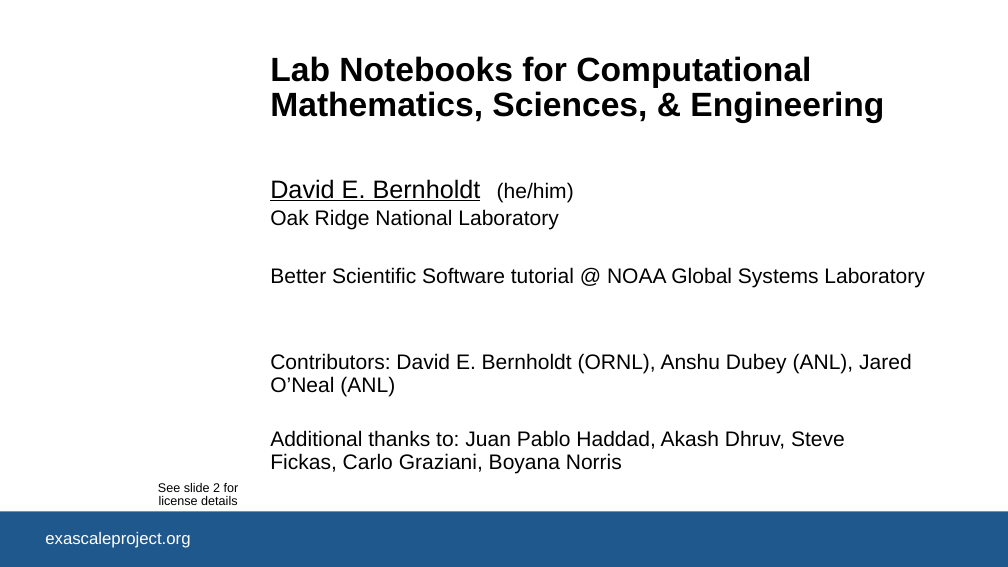
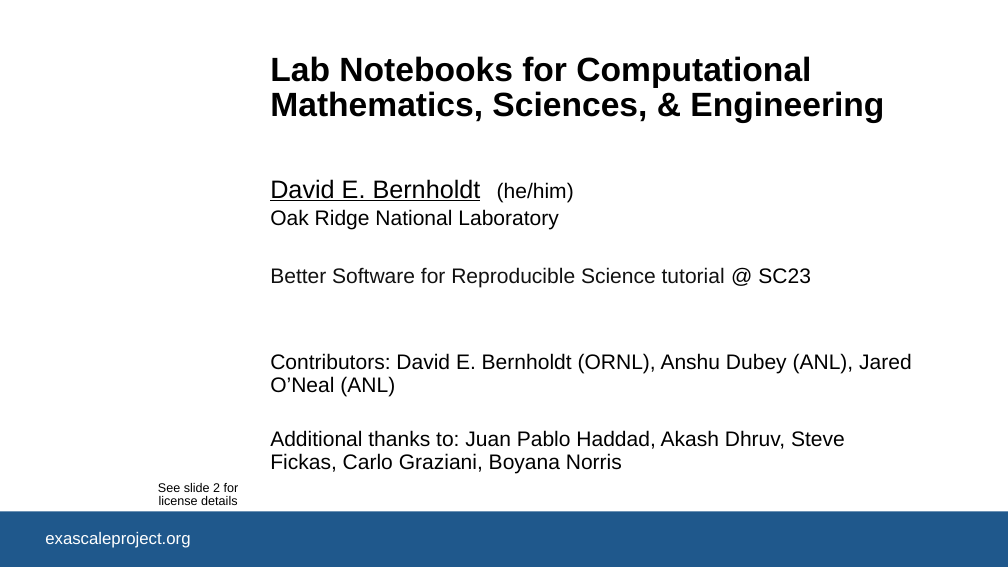
Before and after one commit to bssw-tutorial/presentations, a slide deck: slide 1 of lab-notebooks.pptx. Drawn at 1008x567 pixels with LibreOffice and Linux fonts; fonts in the diff are those of the drawing; background and template pictures are left out. Boxes give left, top, right and bottom in pixels: in the first picture for what was removed or moved away, otherwise in the second. Text is boxed around its words. In the diff, an @@ line names an element or a change of style, - is before the commit and + after.

```diff
--- a/lab-notebooks.pptx
+++ b/lab-notebooks.pptx
@@ text at (270,267,811,287): text changed; text colour #000000 to #111111 @@
-Better Scientific Software tutorial @ NOAA Global Systems Laboratory
+Better Software for Reproducible Science tutorial @ SC23
```
Also in this commit, not shown: 1 other slide changed, 1 other file.
